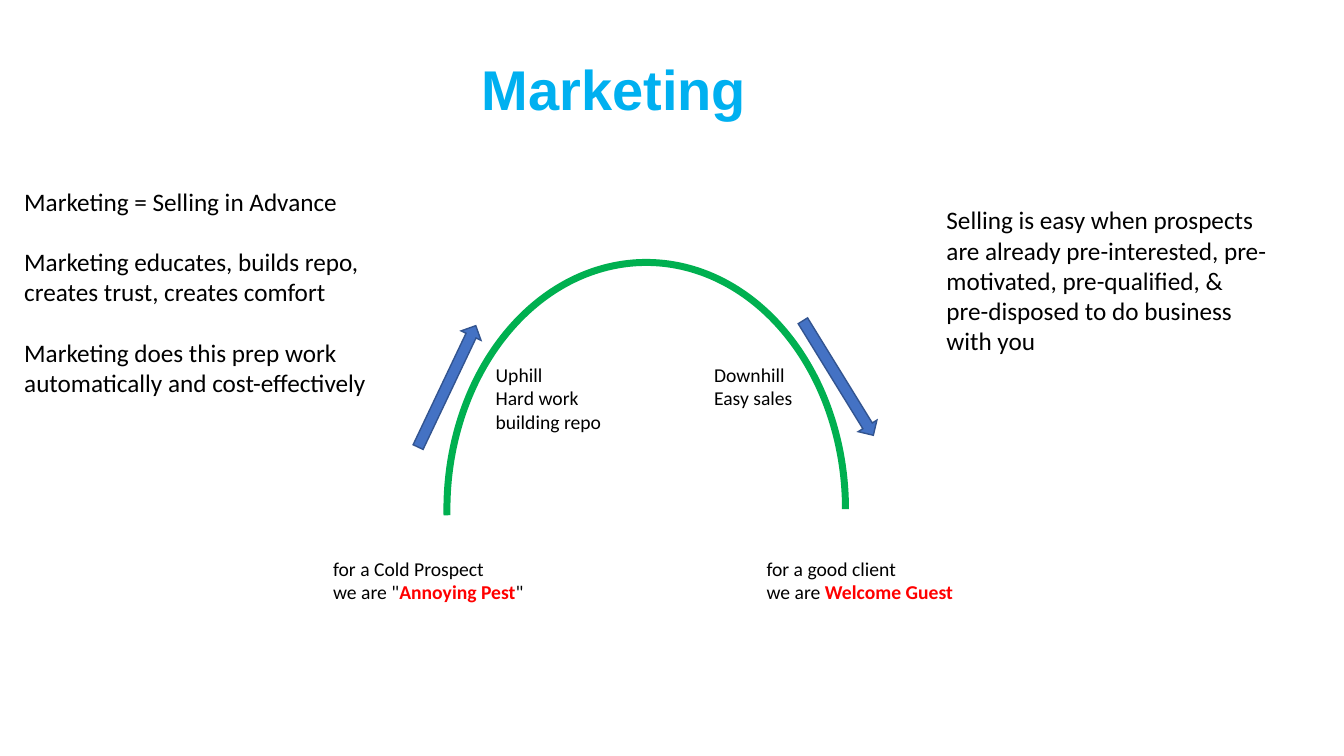
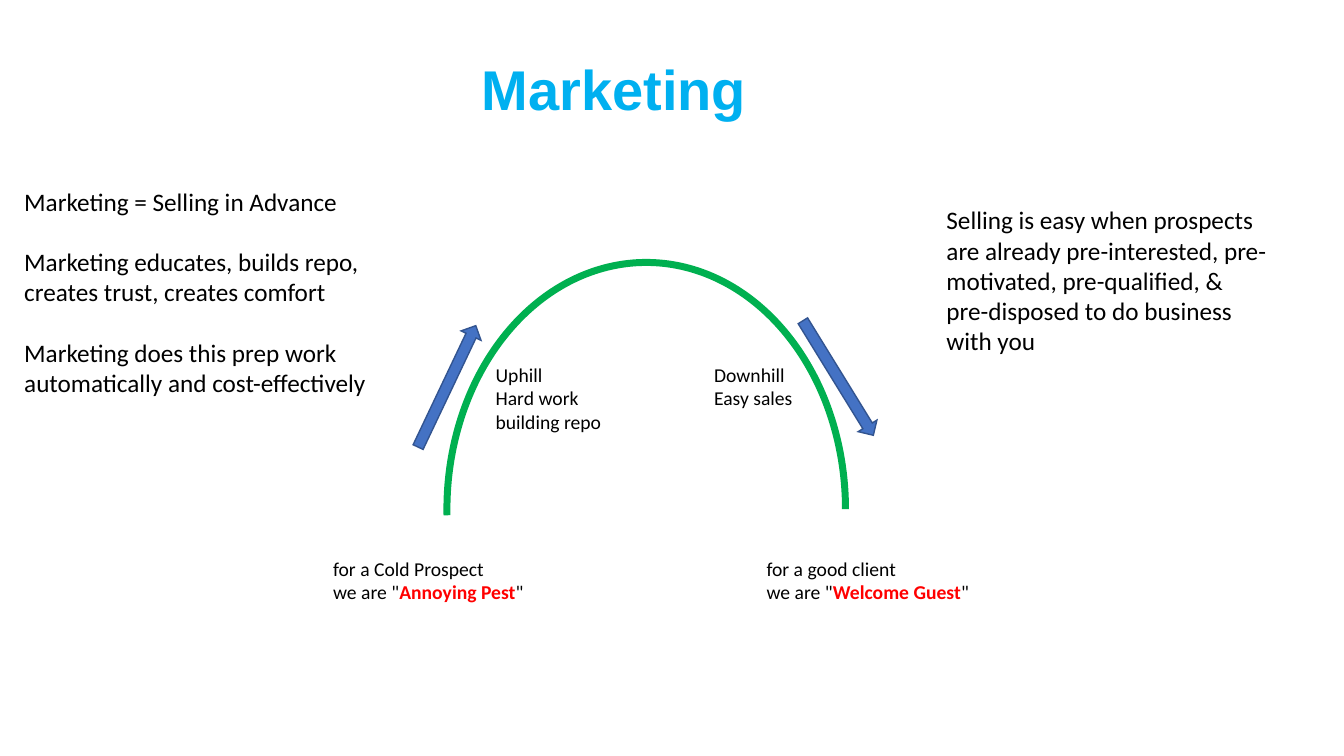
Before and after one commit to lselector/marketing, a slide deck: slide 1 of Marketing.pptx. Drawn at 1344x756 pixels with LibreOffice and Linux fonts; fonts in the diff are those of the drawing. Boxes give left, top, right and bottom in pixels: in the first picture for what was removed or moved away, otherwise in the second. Text is boxed around its words. In the diff, an @@ line names an element or a change of style, - is before the commit and + after.

```diff
--- a/Marketing.pptx
+++ b/Marketing.pptx
@@ text at <box>767,585,969,599</box>: text changed @@
-we are Welcome Guest
+we are "Welcome Guest"
```
Also in this commit, not shown: 1 other slide changed, 6 slides added.
